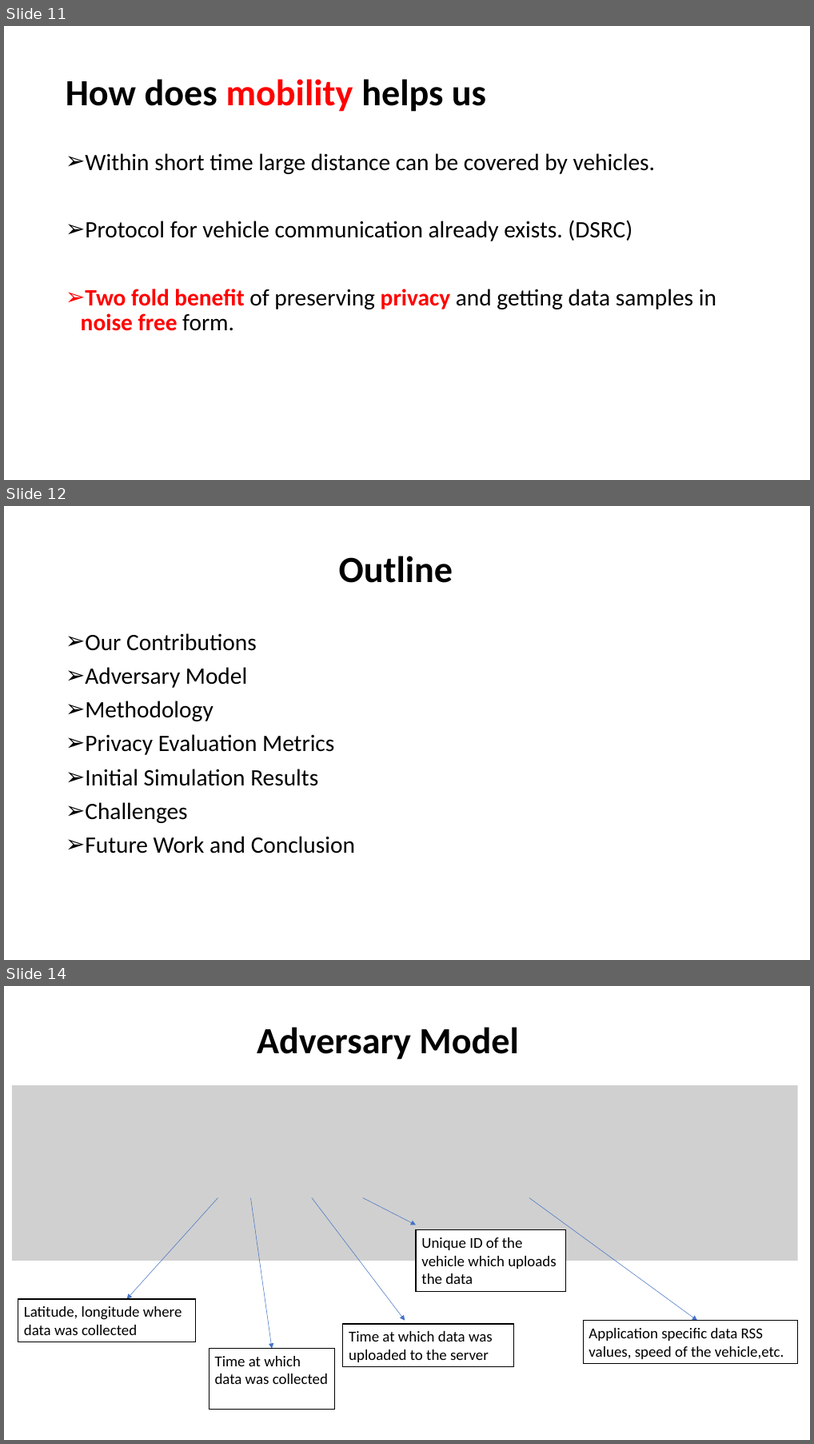
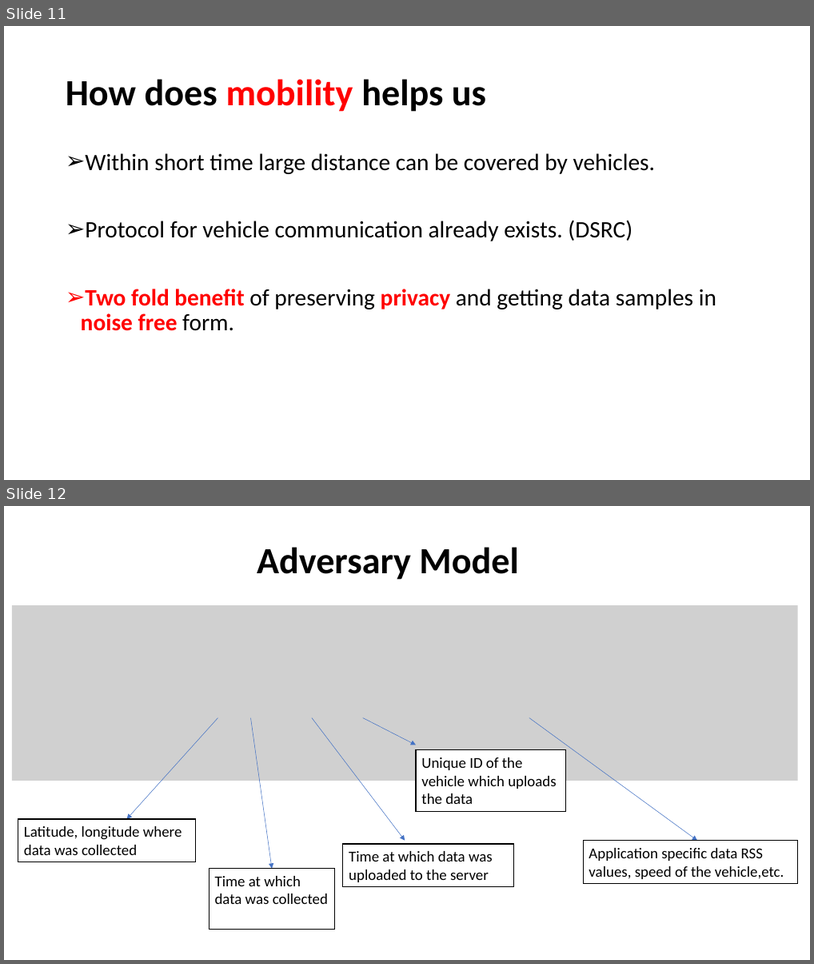
Before and after one commit to anuj-dimri25/Random-Delay-and-Indirections, a slide deck: anuj_nrel.pptx. Shown one above the other, each under a label of ours: slides 11, 12 and 14 before the commit, slides 11 and 12 after it; the slides between them are not shown. The pictures are 814x1444 and 814x964 pixels, drawn with LibreOffice and Linux fonts; fonts in the diff are those of the drawing; grey boxes stand for pictures. Boxes give left, top, right and bottom in pixels: in the first picture for what was removed or moved away, otherwise in the second. Text is boxed around its words. In the diff, an @@ line names an element or a change of style, - is before the commit and + after.

```diff
--- a/anuj_nrel.pptx
+++ b/anuj_nrel.pptx
@@ slide 12 removed at [4, 506, 810, 960], background #FFFFFF @@
@@ title removed at [339, 556, 454, 583] @@
-Outline
@@ text removed at [85, 633, 355, 853] @@
-➢ Our Contributions
-➢ Adversary Model
-➢ Methodology
-➢ Privacy Evaluation Metrics
-➢ Initial Simulation Results
-➢ Challenges
-➢ Future Work and Conclusion
@@ what was slide 14 is now slide 12 @@
```
Also in this commit, not shown: 3 slides changed, 1 slide added, 5 other slides removed.
